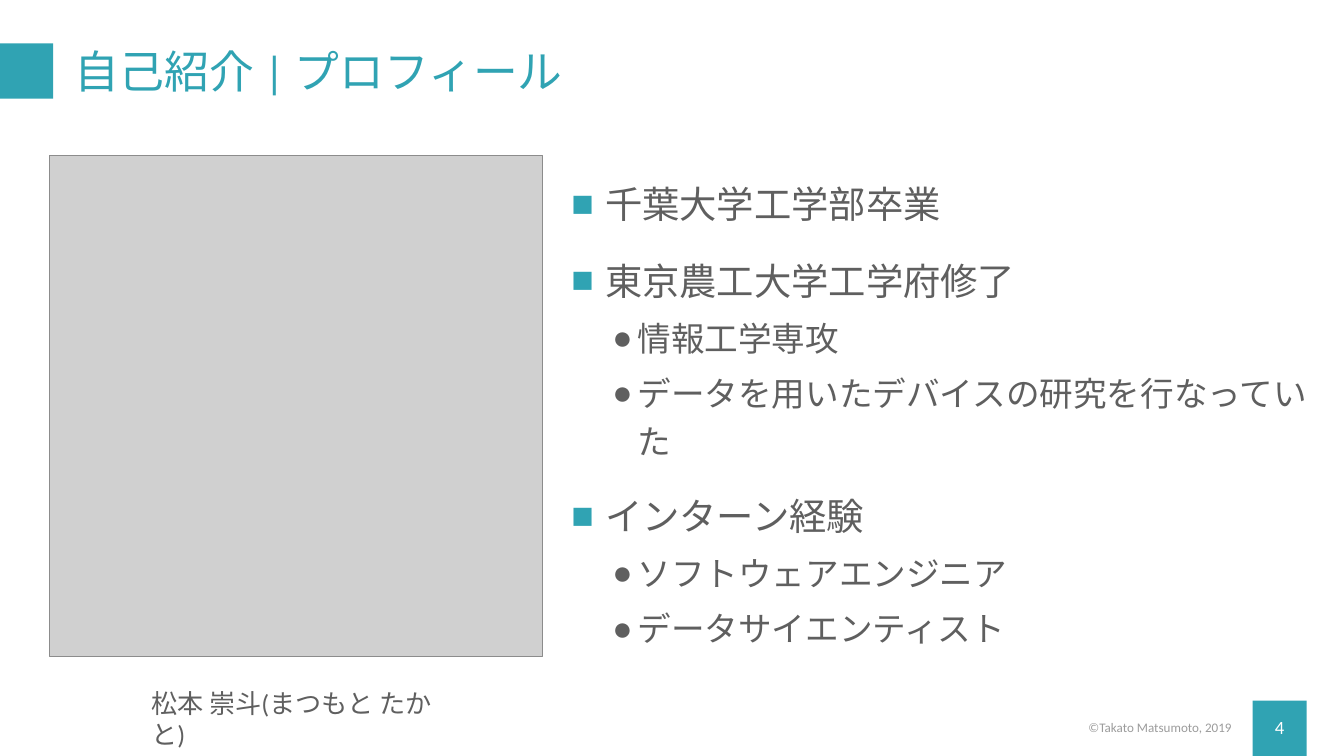
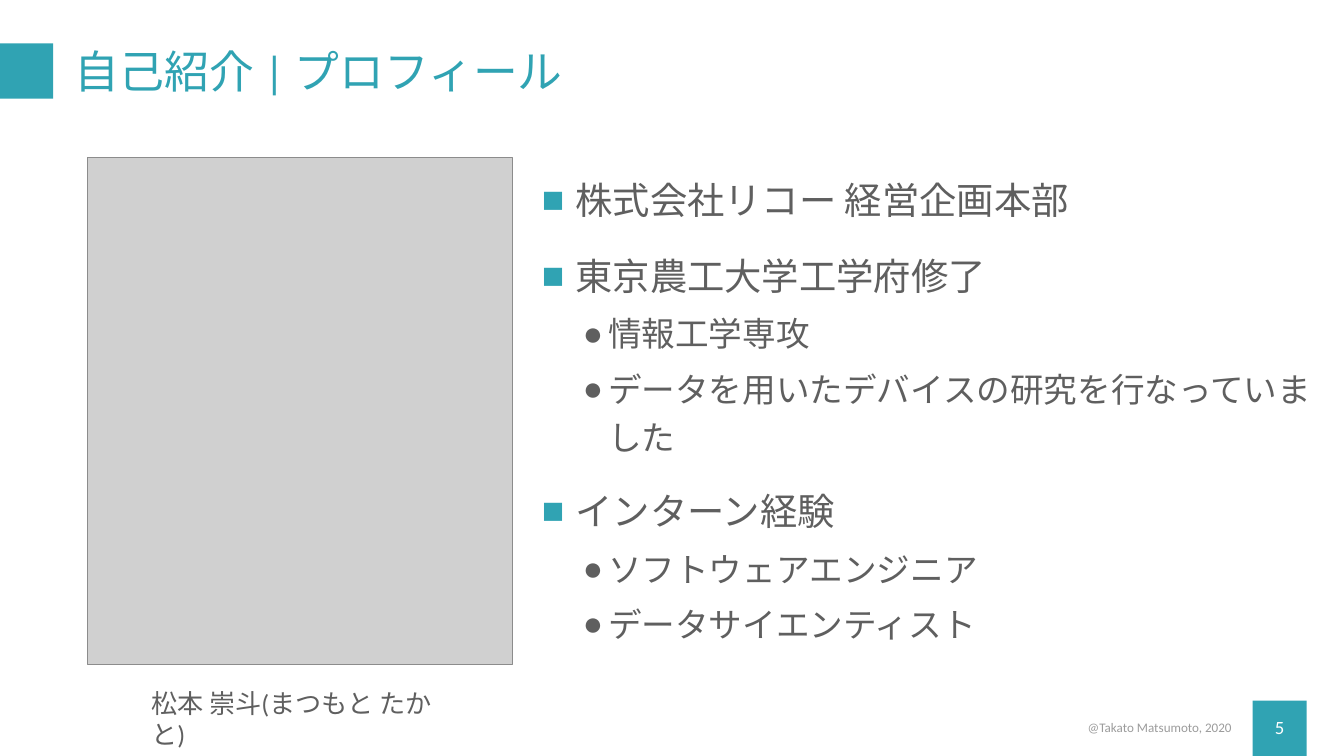
Before and after one commit to TakatoMatsumoto/data_policy_studies, a slide deck: slide 5 of chapter_1/pptx/1_intro.pptx (slide 4 before the commit). Drawn at 1344x756 pixels with LibreOffice and Linux fonts; fonts in the diff are those of the drawing; grey boxes stand for pictures. Boxes give left, top, right and bottom in pixels: in the first picture for what was removed or moved away, otherwise in the second. Text is boxed around its words. In the diff, an @@ line names an element or a change of style, - is before the commit and + after.

```diff
--- a/chapter_1/pptx/1_intro.pptx
+++ b/chapter_1/pptx/1_intro.pptx
@@ text "株式会社リコー 経営企画本部": place and size @@
-text "株式会社リコー 経営企画本部" at [605,186,1307,644]
+text "株式会社リコー 経営企画本部" at [576,182,1311,640]
@@ picture: place and size @@
-picture at [50,155,543,657]
+picture at [87,157,512,664]
@@ text at [576,182,1069,217]: text changed @@
-■ 千葉大学工学部卒業
+■ 株式会社リコー 経営企画本部
@@ text at [608,373,1311,452]: text changed @@
-  ● データを用いたデバイスの研究を行なっていた
+  ● データを用いたデバイスの研究を行なっていました
@@ text at [1088,723,1231,734]: text changed @@
-©︎Takato Matsumoto, 2019
+@Takato Matsumoto, 2020
@@ page number at [1275,722,1284,734]: text changed @@
-4
+5
```
Also in this commit, not shown: 10 other slides changed, 8 slides added, 45 other files.
